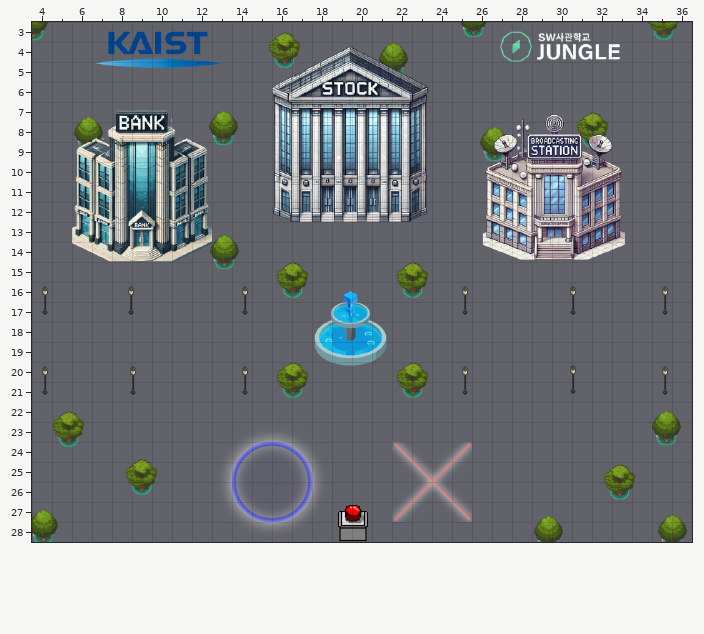
Tiled map, stored at client/public/assets/map/map.tmx. The picture above was drawn from the file before the commit.
Cells are 32x32 px. Shown: x 4..36, y 3..28. Not drawn, because the pictures are missing: unchanged layer "Ground".
After the commit:
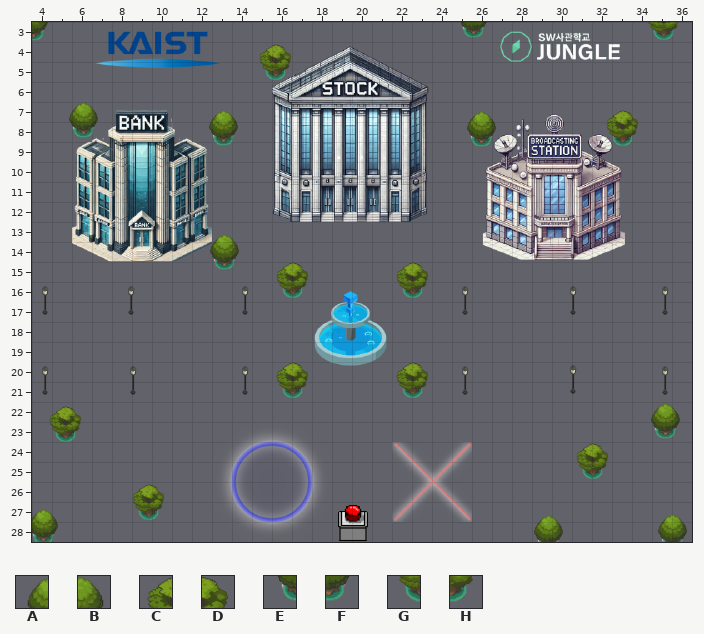
Key: from "Newdesign": A 601, B 602, C 604, D 605, E 661, F 662, G 664, H 665.
Objects are placed by their top-left corner, in cells (3,4 is the top-left corner of cell 3,4); size is 1x1 cell unless given.
Message: 맵 나무 수정
Difference:
--- layer "Objects"
-C at 15.6,3.5
+C at 15.2,4.1
-D at 16.6,3.5
+D at 16.2,4.1
-A at 5.8,7.7
+A at 5.5,7
-B at 6.8,7.7
+B at 6.5,7
-C at 31,7.5
+C at 32.5,7.4
-D at 32,7.5
+D at 33.5,7.4
-A at 26,8.2
+A at 25.4,7.5
-B at 27,8.2
+B at 26.4,7.5
-A at 21,4
-B at 22,4
--- layer "ObjectsOnCollide"
-H at 16.6,4.5
+H at 16.2,5.1
-G at 15.6,4.5
+G at 15.2,5.1
-E at 5.8,8.7
+E at 5.5,8
-F at 6.8,8.7
+F at 6.5,8
-H at 32,8.5
+H at 33.5,8.4
-G at 31,8.5
+G at 32.5,8.4
-E at 26,9.2
+E at 25.4,8.5
-F at 27,9.2
+F at 26.4,8.5
-A at 34.7,22.4
+A at 34.6,22
-B at 35.7,22.4
+B at 35.6,22
-C at 4.8,22.5
+C at 4.7,22.2
-D at 5.8,22.5
+D at 5.7,22.2
-E at 34.7,23.4
+E at 34.6,23
-F at 35.7,23.4
+F at 35.6,23
-H at 5.8,23.5
+H at 5.7,23.2
-G at 4.8,23.5
+G at 4.7,23.2
-C at 32.3,25.1
+C at 31,24
-D at 33.3,25.1
+D at 32,24
-H at 33.3,26.1
+H at 32,25
-G at 32.3,26.1
+G at 31,25
-C at 8.5,24.8
+C at 8.8,26.1
-D at 9.5,24.8
+D at 9.8,26.1
-H at 9.5,25.8
+H at 9.8,27.1
-G at 8.5,25.8
+G at 8.8,27.1
-E at 21,5
-F at 22,5
